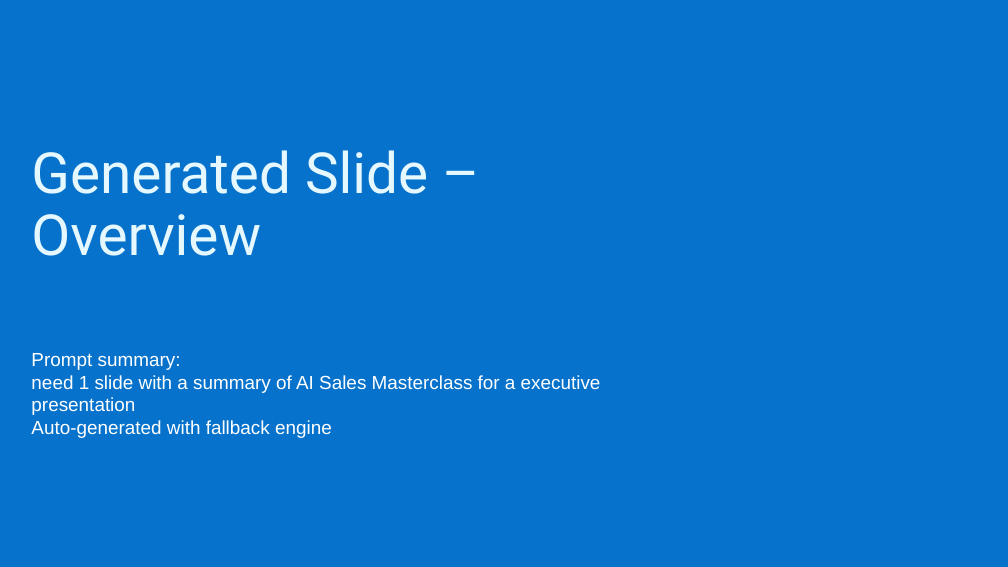
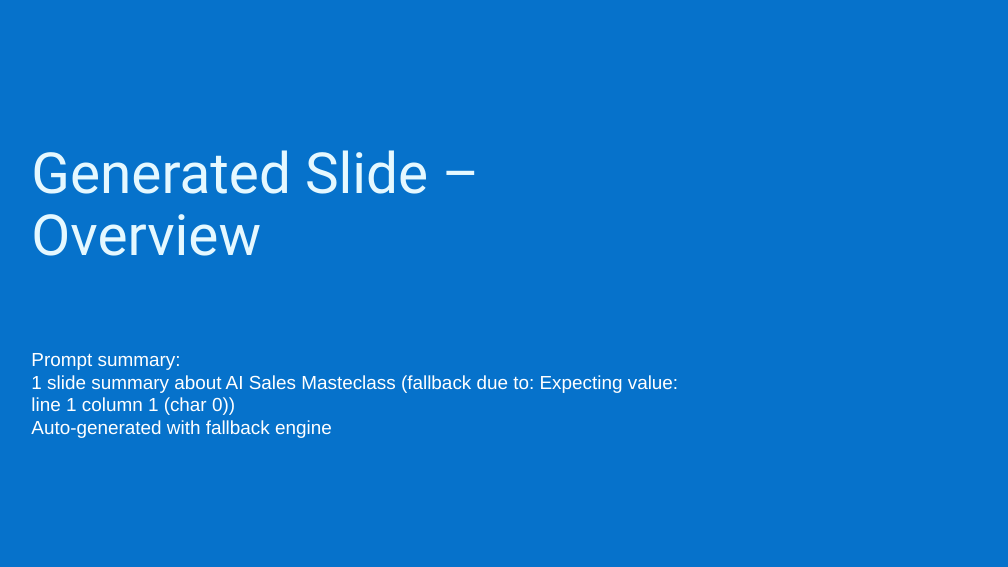
Before and after one commit to luizgustandrade/Python-Projects, a slide deck: slide 2 of slidecopilotapp/generated_deck.pptx. Drawn at 1008x567 pixels with LibreOffice and Linux fonts; fonts in the diff are those of the drawing; background and template pictures are left out. Boxes give left, top, right and bottom in pixels: in the first picture for what was removed or moved away, otherwise in the second. Text is boxed around its words. In the diff, an @@ line names an element or a change of style, - is before the commit and + after.

```diff
--- a/slidecopilotapp/generated_deck.pptx
+++ b/slidecopilotapp/generated_deck.pptx
@@ subtitle at [31,375,678,415]: text changed @@
-need 1 slide with a summary of AI Sales Masterclass for a executive presentation
+1 slide summary about AI Sales Masteclass (fallback due to: Expecting value: line 1 column 1 (char 0))
```
